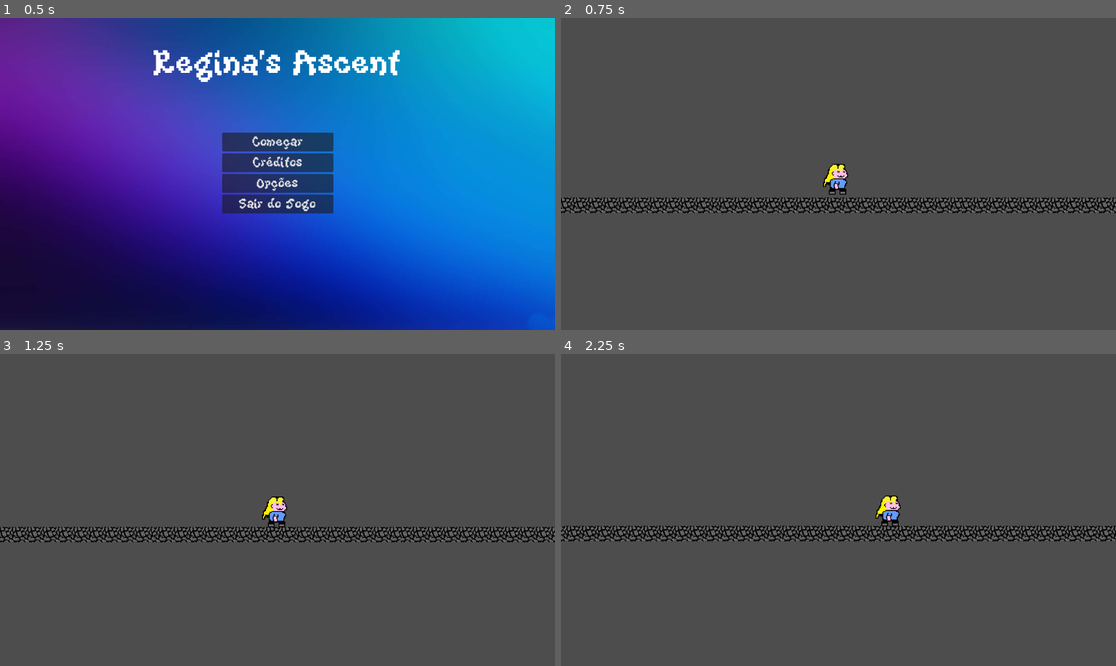
Above: before the commit, frames 1-4 (two rows, left to right).
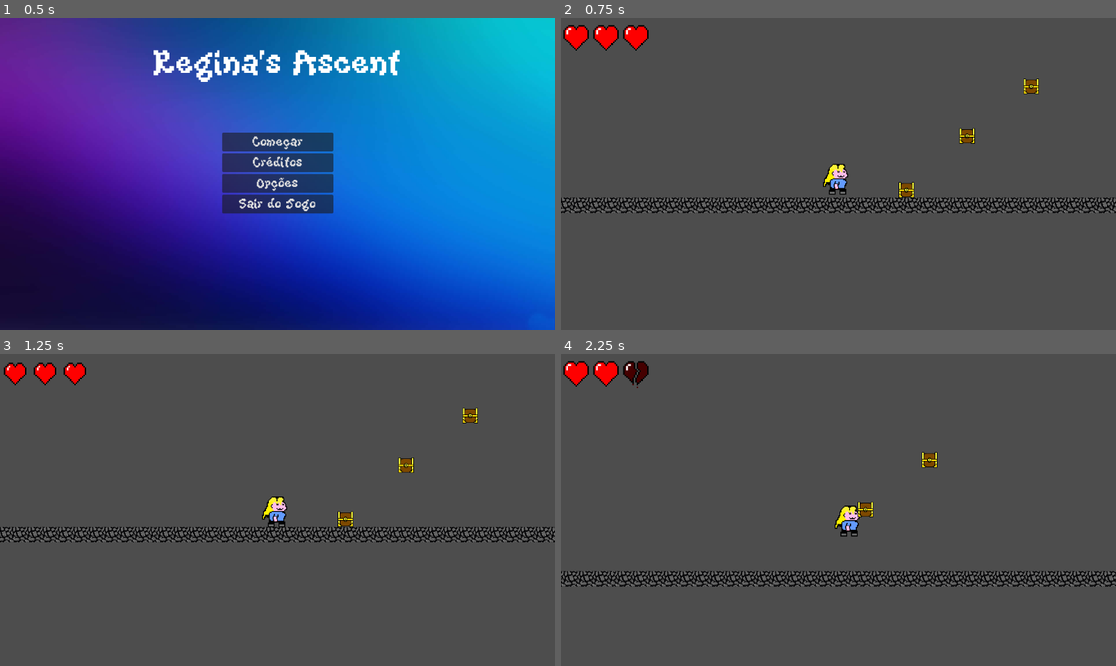
Above: after the commit, the same moments.

Repository: GabrielSiras/ProjetoDesktopRegina
Game: Godot game, scene res://scenes/ui/titlescreen/title_screen.tscn
The game is run twice, just before and just after one commit, with the same random seed, the same clock (stepped at 60 frames per second) and the same inputs.
Inputs:
- Up to frame 1 (0.5 s): no input
- Up to frame 2 (0.75 s): click "Começar" at 0.5 s
- Up to frame 3 (1.25 s): no input
- Up to frame 4 (2.25 s): hold Right (ui_right) from 1.28 s (still down); tap X (dash) at 1.35, 2.1 s; tap Z (jump) at 1.52 s

Frame 1 is identical in both runs. In frame 2, 1.2% of the frame differs, in the area x 0-87%, y 2-58%; in frame 3, 1.0%; in frame 4, 7.2%, in the area x 0-100%, y 2-75%.

Commit message:
FEAT: Adicionado mecânica de dash, inimigo padrão e um HeartContainer.

Diff:
--- /dev/null
+++ b/scenes/actors/enemies/mimic/mimic.gd
@@ -0,0 +1,20 @@
+extends CharacterBody2D
+
+# No script do Mímico:
+func _on_hurtbox_body_entered(body: Node2D) -> void:
+	if body is Player:
+		if body.is_dashing:
+			destroy_mimic(body)
+		else:
+			body.take_damage(1)
+			print("Regina tomou dano do baú!")
+
+func destroy_mimic(player: Node2D) -> void:
+	print("Mímico destruído pelo Dash!")
+
+	player.is_dashing = false
+	player.can_dash = true
+	player.dash_cooldown_active = false
+
+	player.velocity.y = -1000.0
+	queue_free() # Remove o mímico do jogo
--- /dev/null
+++ b/scenes/actors/enemies/mimic/mimic.tscn
@@ -0,0 +1,29 @@
+[gd_scene format=3 uid="uid://cjd4rko0ehkwn"]
+
+[ext_resource type="Texture2D" uid="uid://cejbpgabk430r" path="res://scenes/actors/enemies/mimic/mimic.png" id="1_3gh61"]
+[ext_resource type="Script" uid="uid://dsglk2hgi0s5p" path="res://scenes/actors/enemies/mimic/mimic.gd" id="1_yr2h2"]
+
+[sub_resource type="RectangleShape2D" id="RectangleShape2D_yr2h2"]
+size = Vector2(32.5, 32)
+
+[sub_resource type="RectangleShape2D" id="RectangleShape2D_624a8"]
+size = Vector2(35, 33)
+
+[node name="Mimic" type="CharacterBody2D" unique_id=273717979]
+script = ExtResource("1_yr2h2")
+
+[node name="Sprite2D" type="Sprite2D" parent="." unique_id=543718510]
+position = Vector2(16, 17)
+texture = ExtResource("1_3gh61")
+
+[node name="CollisionShape2D" type="CollisionShape2D" parent="." unique_id=1838168446]
+position = Vector2(16.25, 17)
+shape = SubResource("RectangleShape2D_yr2h2")
+
+[node name="Hurtbox" type="Area2D" parent="." unique_id=1036819546]
+
+[node name="CollisionShape2D" type="CollisionShape2D" parent="Hurtbox" unique_id=663119462]
+position = Vector2(16, 17)
+shape = SubResource("RectangleShape2D_624a8")
+
+[connection signal="body_entered" from="Hurtbox" to="." method="_on_hurtbox_body_entered"]
--- a/scenes/levels/game-basico.tscn
+++ b/scenes/levels/game-basico.tscn
@@ -2,6 +2,8 @@
 
 [ext_resource type="Texture2D" uid="uid://dpkswjsiv42dj" path="res://assets/sprites/tilebasico.png" id="1_5glon"]
 [ext_resource type="PackedScene" uid="uid://cqjykmgnntvul" path="res://scenes/levels/regina.tscn" id="1_w7jjs"]
+[ext_resource type="PackedScene" uid="uid://cjd4rko0ehkwn" path="res://scenes/actors/enemies/mimic/mimic.tscn" id="3_xsvc7"]
+[ext_resource type="PackedScene" uid="uid://ck8kpmllsqdwe" path="res://scenes/ui/hud-vida/HeartUI.tscn" id="4_me76l"]
 
 [sub_resource type="TileSetAtlasSource" id="TileSetAtlasSource_xsvc7"]
 texture = ExtResource("1_5glon")
@@ -16,6 +18,7 @@
 [sub_resource type="WorldBoundaryShape2D" id="WorldBoundaryShape2D_w7jjs"]
 
 [node name="Game" type="Node2D" unique_id=938245641]
+position = Vector2(565, 314)
 
 [node name="level" type="TileMap" parent="." unique_id=771519668]
 tile_set = SubResource("TileSet_me76l")
@@ -37,3 +40,32 @@
 [node name="CollisionShape2D" type="CollisionShape2D" parent="StaticBody2D" unique_id=1833267018]
 position = Vector2(9, 65)
 shape = SubResource("WorldBoundaryShape2D_w7jjs")
+
+[node name="Mimic" parent="." unique_id=273717979 instance=ExtResource("3_xsvc7")]
+position = Vector2(141, 31)
+
+[node name="Mimic2" parent="." unique_id=36541288 instance=ExtResource("3_xsvc7")]
+position = Vector2(267, -81)
+
+[node name="Mimic3" parent="." unique_id=1743140193 instance=ExtResource("3_xsvc7")]
+position = Vector2(400, -184)
+
+[node name="Hud" type="CanvasLayer" parent="." unique_id=702036945]
+
+[node name="HeartsContainer" type="HBoxContainer" parent="Hud" unique_id=2004111413]
+unique_name_in_owner = true
+offset_left = 30.0
+offset_top = 40.0
+offset_right = 140.0
+offset_bottom = 79.0
+size_flags_vertical = 0
+theme_override_constants/separation = 62
+
+[node name="Heart1" parent="Hud/HeartsContainer" unique_id=1256366719 instance=ExtResource("4_me76l")]
+layout_mode = 2
+
+[node name="Heart2" parent="Hud/HeartsContainer" unique_id=1246415147 instance=ExtResource("4_me76l")]
+layout_mode = 2
+
+[node name="Heart3" parent="Hud/HeartsContainer" unique_id=1184732298 instance=ExtResource("4_me76l")]
+layout_mode = 2
--- a/scenes/levels/regina.tscn
+++ b/scenes/levels/regina.tscn
@@ -8,8 +8,6 @@
 
 [node name="Regina" type="CharacterBody2D" unique_id=1694901564]
 script = ExtResource("1_f77aw")
-DASH_SPEED_H = 600.0
-DASH_SPEED_V = 400.0
 
 [node name="Sprite2D" type="Sprite2D" parent="." unique_id=450909838]
 texture = ExtResource("1_d8ykd")
--- /dev/null
+++ b/scenes/ui/hud-vida/HeartUI.tscn
@@ -0,0 +1,87 @@
+[gd_scene format=3 uid="uid://ck8kpmllsqdwe"]
+
+[ext_resource type="Texture2D" uid="uid://gyea010xjuhk" path="res://scenes/ui/hud-vida/Hub-coracao.png" id="1_tejrq"]
+[ext_resource type="Texture2D" uid="uid://cxpagcqkd0tnh" path="res://scenes/ui/hud-vida/Hud-coracao-ruim.png" id="2_8o67h"]
+
+[sub_resource type="AtlasTexture" id="AtlasTexture_8o67h"]
+atlas = ExtResource("1_tejrq")
+region = Rect2(0, 0, 19, 19)
+
+[sub_resource type="AtlasTexture" id="AtlasTexture_g31ky"]
+atlas = ExtResource("1_tejrq")
+region = Rect2(19, 0, 19, 19)
+
+[sub_resource type="AtlasTexture" id="AtlasTexture_xv1c6"]
+atlas = ExtResource("1_tejrq")
+region = Rect2(38, 0, 19, 19)
+
+[sub_resource type="AtlasTexture" id="AtlasTexture_n7h4d"]
+atlas = ExtResource("1_tejrq")
+region = Rect2(57, 0, 19, 19)
+
+[sub_resource type="AtlasTexture" id="AtlasTexture_vuik2"]
+atlas = ExtResource("2_8o67h")
+region = Rect2(0, 0, 19, 19)
+
+[sub_resource type="AtlasTexture" id="AtlasTexture_j6c58"]
+atlas = ExtResource("2_8o67h")
+region = Rect2(19, 0, 19, 19)
+
+[sub_resource type="AtlasTexture" id="AtlasTexture_5cjlg"]
+atlas = ExtResource("2_8o67h")
+region = Rect2(38, 0, 19, 19)
+
+[sub_resource type="AtlasTexture" id="AtlasTexture_lk6wq"]
+atlas = ExtResource("2_8o67h")
+region = Rect2(57, 0, 19, 19)
+
+[sub_resource type="SpriteFrames" id="SpriteFrames_fbwvk"]
+animations = [{
+"frames": [{
+"duration": 1.0,
+"texture": SubResource("AtlasTexture_8o67h")
+}, {
+"duration": 1.0,
+"texture": SubResource("AtlasTexture_g31ky")
+}, {
+"duration": 1.0,
+"texture": SubResource("AtlasTexture_xv1c6")
+}, {
+"duration": 1.0,
+"texture": SubResource("AtlasTexture_n7h4d")
+}],
+"loop": true,
+"name": &"cheio",
+"speed": 7.0
+}, {
+"frames": [{
+"duration": 1.0,
+"texture": SubResource("AtlasTexture_vuik2")
+}, {
+"duration": 1.0,
+"texture": SubResource("AtlasTexture_j6c58")
+}, {
+"duration": 1.0,
+"texture": SubResource("AtlasTexture_5cjlg")
+}, {
+"duration": 1.0,
+"texture": SubResource("AtlasTexture_lk6wq")
+}],
+"loop": true,
+"name": &"vazio",
+"speed": 7.0
+}]
+
+[node name="HeartUI" type="Control" unique_id=1456018221]
+layout_mode = 3
+anchors_preset = 0
+offset_right = 19.0
+offset_bottom = 19.0
+scale = Vector2(3, 3)
+
+[node name="AnimatedSprite2D" type="AnimatedSprite2D" parent="." unique_id=897035809]
+scale = Vector2(3.1, 3.1)
+sprite_frames = SubResource("SpriteFrames_fbwvk")
+animation = &"vazio"
+autoplay = "cheio"
+frame_progress = 0.87296975
--- a/scripts/regina.gd
+++ b/scripts/regina.gd
@@ -1,4 +1,6 @@
 extends CharacterBody2D
+class_name Player #
+@onready var hearts_container: HBoxContainer = %HeartsContainer
 
 # Configurações de Movimento
 @export_group("Movimento")
@@ -14,10 +16,35 @@
 @export var DASH_DURATION := 0.2
 @export var DASH_COOLDOWN := 0.4
 
+# Health
+@export_group("Vida")
+@export var max_health := 3
+var current_health := max_health
+
 # Estados Internos
 var is_dashing := false
 var can_dash := true
 var dash_cooldown_active := false
+
+func update_hearts_ui() -> void:
+	if hearts_container == null: return
+
+	var hearts = hearts_container.get_children()
+
+	for i in range(hearts.size()):
+		if hearts[i].has_node("AnimatedSprite2D"):
+			var sprite = hearts[i].get_node("AnimatedSprite2D") as AnimatedSprite2D
+
+			hearts[i].visible = true
+
+			if i < current_health:
+				if sprite.animation != "cheio":
+					sprite.animation = "cheio"
+					sprite.play()
+			else:
+				if sprite.animation != "vazio":
+					sprite.animation = "vazio"
+					sprite.play()
 
 func _physics_process(delta: float) -> void:
 	# Reseta dash quando estiver no chão
@@ -77,3 +104,19 @@
 
 	await get_tree().create_timer(DASH_COOLDOWN).timeout
 	dash_cooldown_active = false
+
+func take_damage(amount: int) -> void:
+	current_health -= amount
+	current_health = clamp(current_health, 0, max_health)
+
+	# Avisa a HUD para atualizar os corações na tela
+	update_hearts_ui()
+	print("Regina tomou dano! Vida atual: ", current_health)
+
+	if current_health <= 0:
+		die()
+
+func die() -> void:
+	print("Regina morreu!")
+	# Recarrega a fase atual se ela perder as 3 vidas
+	get_tree().reload_current_scene()
Not shown, added: scenes/actors/enemies/mimic/mimic.gd.uid
Binary file added: scenes/actors/enemies/mimic/mimic.png
Not shown, added: scenes/actors/enemies/mimic/mimic.png.import
Binary file added: scenes/ui/hud-vida/Hub-coracao.png
Not shown, added: scenes/ui/hud-vida/Hub-coracao.png.import
Binary file added: scenes/ui/hud-vida/Hud-coracao-ruim.png
Not shown, added: scenes/ui/hud-vida/Hud-coracao-ruim.png.import
Not shown, added: scenes/actors/enemies/mimic/mimic.tscn1085342108.tmp
Not shown, added: scenes/actors/enemies/mimic/mimic.tscn1089424785.tmp
Not shown, added: scenes/actors/enemies/mimic/mimic.tscn1106400109.tmp
